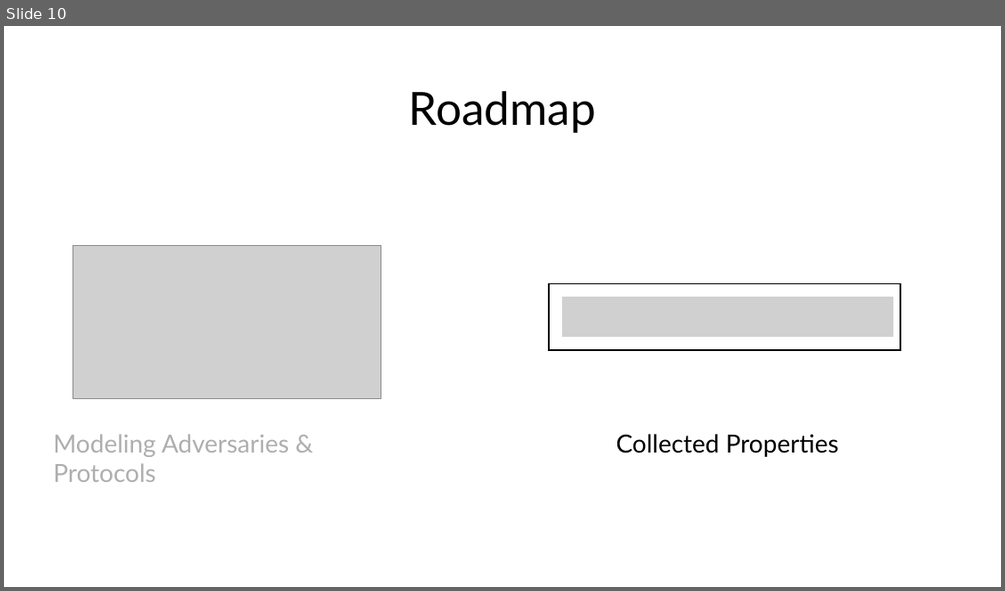
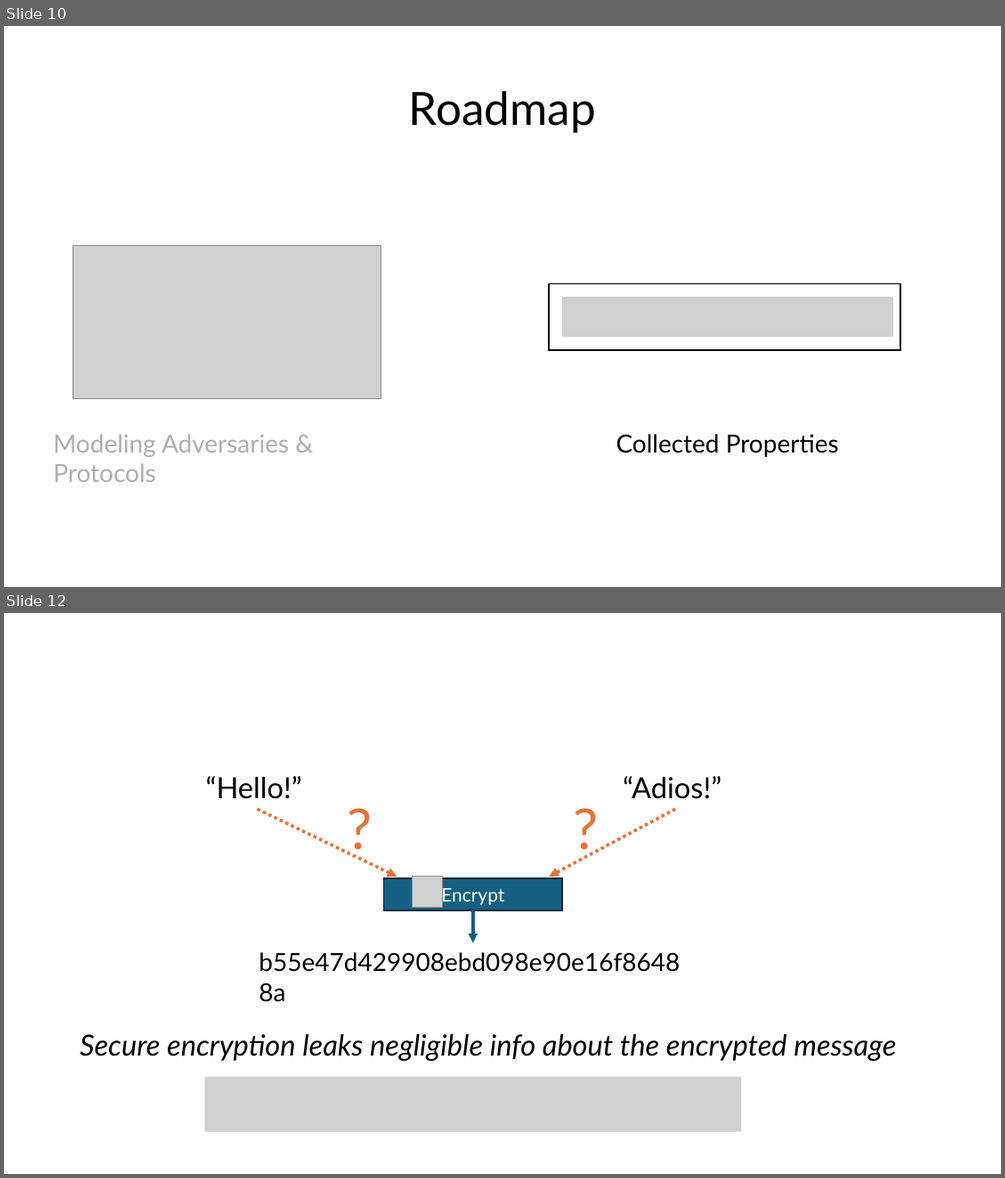
Before and after one commit to csci7135-f25/project-kirby-pppa, a slide deck: talk/symbolic-equivalence-project-presentation.pptx. Shown one above the other, each under a label of ours: slide 10 before the commit, slides 10 and 12 after it; the slides between them are not shown. The pictures are 1005x591 and 1005x1178 pixels, drawn with LibreOffice and Linux fonts; fonts in the diff are those of the drawing; grey boxes stand for pictures. Boxes give left, top, right and bottom in pixels: in the first picture for what was removed or moved away, otherwise in the second. Text is boxed around its words. In the diff, an @@ line names an element or a change of style, - is before the commit and + after.

```diff
--- a/talk/symbolic-equivalence-project-presentation.pptx
+++ b/talk/symbolic-equivalence-project-presentation.pptx
@@ slide 12 added at (x1=4, y1=613, x2=1001, y2=1174), background #FFFFFF @@
@@ text added at (x1=206, y1=776, x2=302, y2=799), 28 pt, text #000000 @@
+“Hello!”
@@ text added at (x1=340, y1=789, x2=384, y2=865), 54 pt, text #E97132 @@
+?
@@ text added at (x1=566, y1=789, x2=610, y2=865), 54 pt, text #E97132 @@
+?
@@ text added at (x1=623, y1=776, x2=721, y2=799), 28 pt, text #000000 @@
+“Adios!”
@@ arrow added from (258, 809) to (396, 876), #E97132 3 pt dashed @@
@@ arrow added from (676, 809) to (550, 876), #E97132 3 pt dashed @@
@@ rectangle added at (x1=384, y1=877, x2=563, y2=910), fill #156082, outline #092A39 1.5 pt, 18 pt, text #FFFFFF @@
+Encrypt
@@ picture added at (x1=413, y1=876, x2=443, y2=907) @@
@@ arrow added from (473, 910) to (473, 943), #156082 3 pt @@
@@ text added at (x1=251, y1=943, x2=695, y2=981), 24 pt, text #000000 @@
+b55e47d429908ebd098e90e16f86488a
@@ text added at (x1=80, y1=1034, x2=896, y2=1061), 28 pt, text #000000, italic @@
+Secure encryption leaks negligible info about the encrypted message
@@ picture added at (x1=204, y1=1077, x2=741, y2=1132) @@
```
Also in this commit, not shown: 5 slides changed, 1 other slide added.
